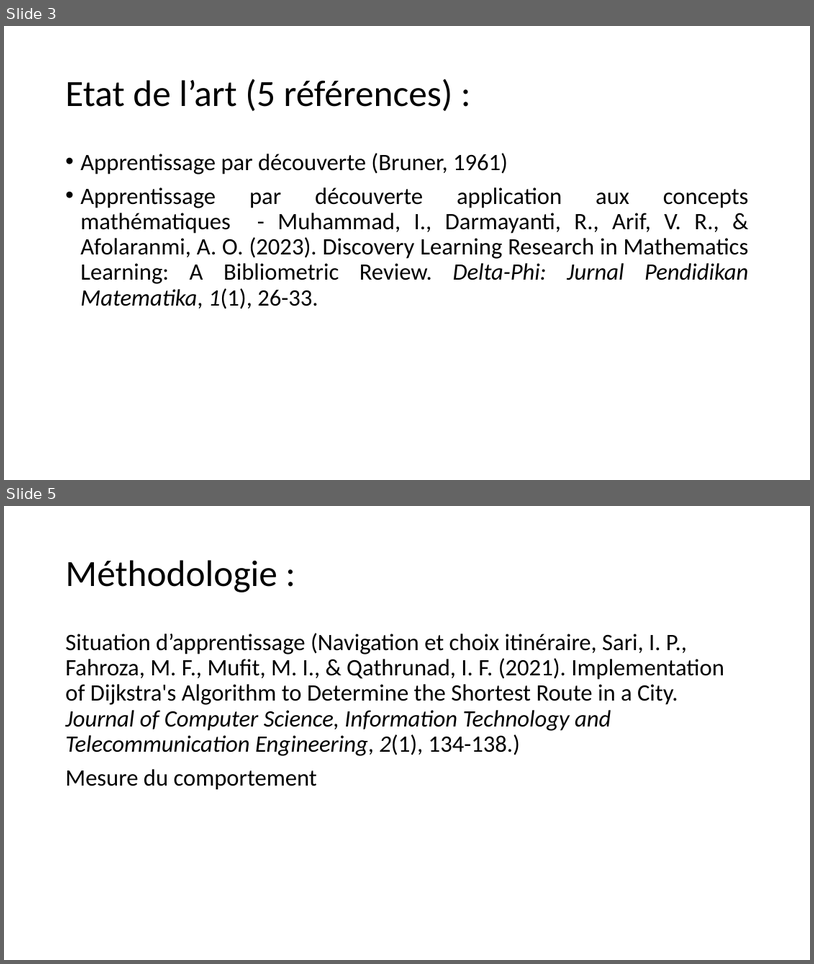
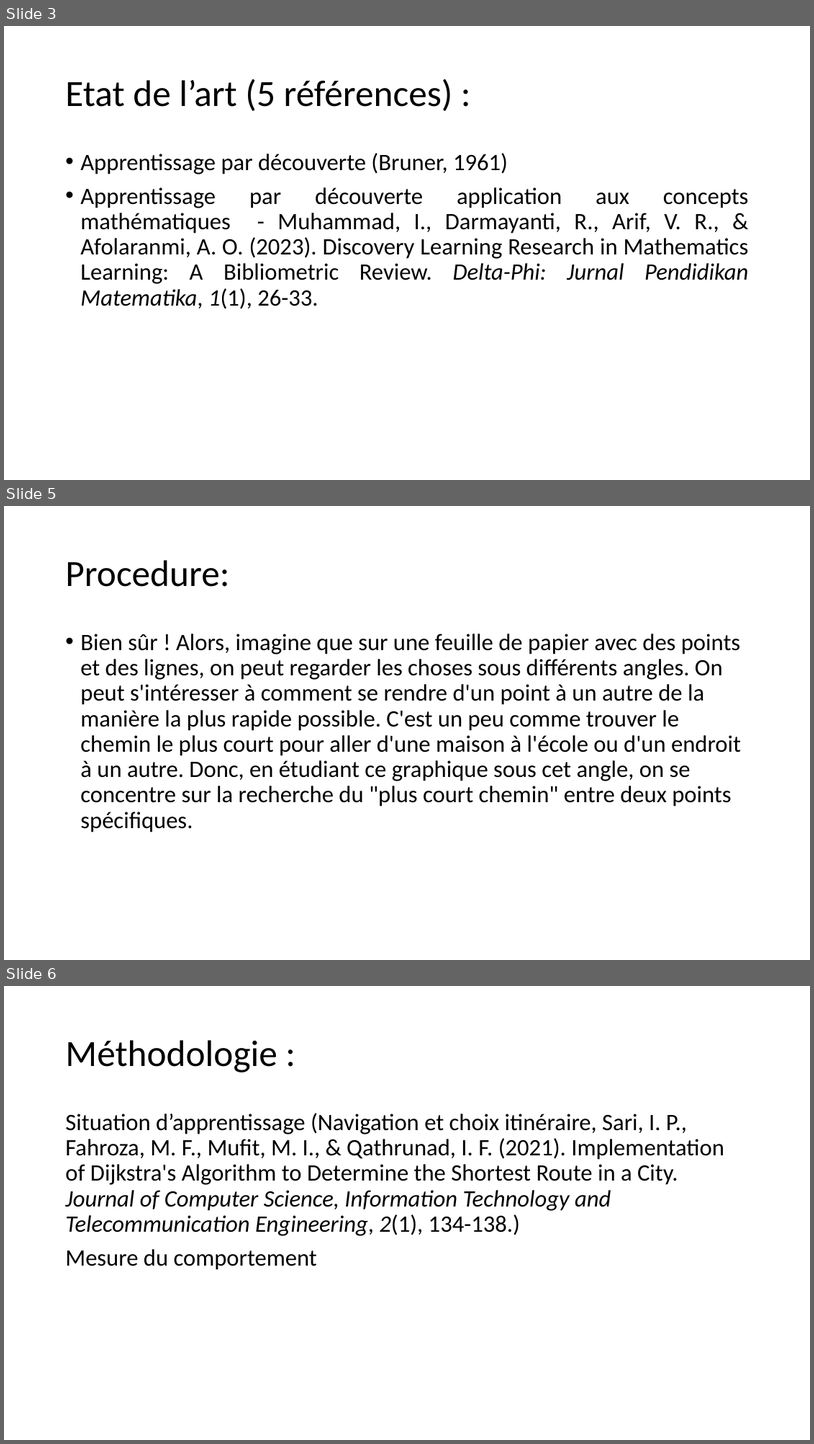
Before and after one commit to akhythmetic/INCoM, a slide deck: Fiche_Projet_TE625PS.pptx. Shown one above the other, each under a label of ours: slides 3 and 5 before the commit, slides 3, 5 and 6 after it; the slides between them are not shown. The pictures are 814x964 and 814x1444 pixels, drawn with LibreOffice and Linux fonts; fonts in the diff are those of the drawing. Boxes give left, top, right and bottom in pixels: in the first picture for what was removed or moved away, otherwise in the second. Text is boxed around its words. In the diff, an @@ line names an element or a change of style, - is before the commit and + after.

Commit message:
il manque la procedure

```diff
--- a/Fiche_Projet_TE625PS.pptx
+++ b/Fiche_Projet_TE625PS.pptx
@@ slide 5 added at bbox=[4, 506, 810, 960], background #FFFFFF @@
@@ title added at bbox=[65, 560, 229, 587], 44 pt, text #000000 @@
+Procedure:
@@ text added at bbox=[80, 633, 741, 832], 28 pt, text #000000 @@
+• Bien sûr ! Alors, imagine que sur une feuille de papier avec des points et des lignes, on peut regarder les choses sous différents angles. On peut s'intéresser à comment se rendre d'un point à un autre de la manière la plus rapide possible. C'est un peu comme trouver le chemin le plus court pour aller d'une maison à l'école ou d'un endroit à un autre. Donc, en étudiant ce graphique sous cet angle, on se concentre sur la recherche du "plus court chemin" entre deux points spécifiques.
@@ what was slide 5 is now slide 6 @@
```
Also in this commit, not shown: 3 slides changed, 1 other file.
